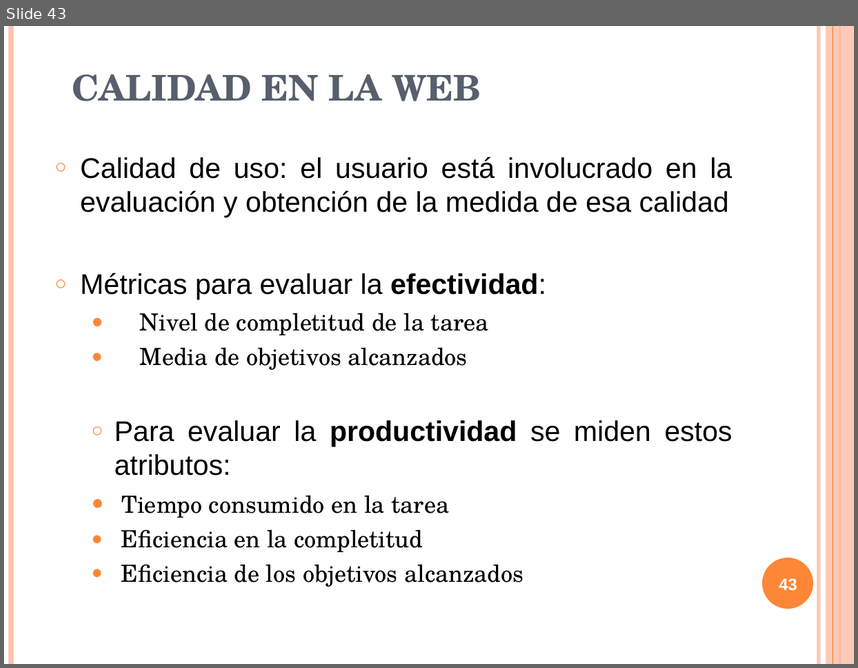
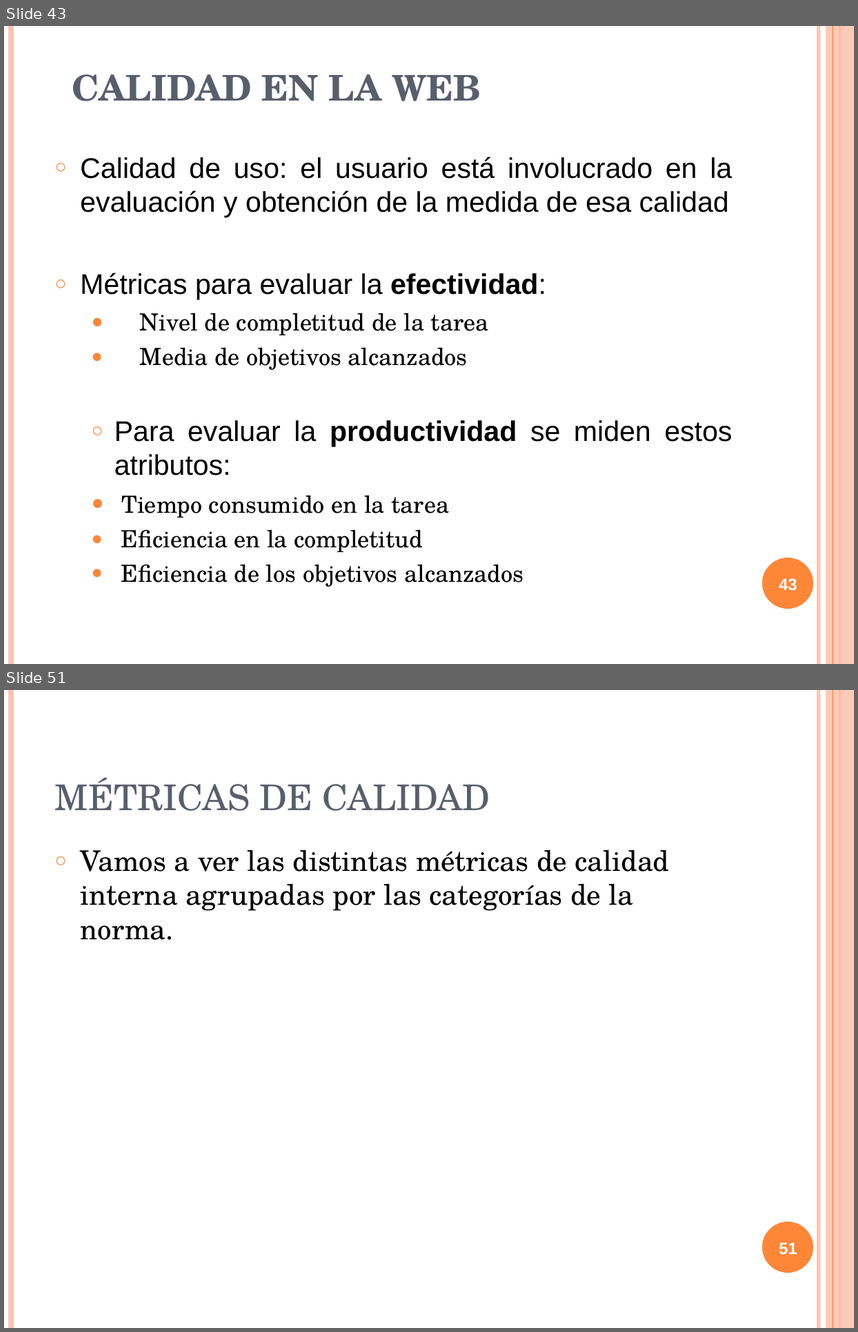
Before and after one commit to txedo/isi-auditoria, a slide deck: calidad/Trabajo/presentacion/presentacionCalidad.ppt. Shown one above the other, each under a label of ours: slide 43 before the commit, slides 43 and 51 after it; the slides between them are not shown. The pictures are 858x668 and 858x1332 pixels, drawn with LibreOffice and Linux fonts; fonts in the diff are those of the drawing. Boxes give left, top, right and bottom in pixels: in the first picture for what was removed or moved away, otherwise in the second. Text is boxed around its words. In the diff, an @@ line names an element or a change of style, - is before the commit and + after.

```diff
--- a/calidad/Trabajo/presentacion/presentacionCalidad.ppt
+++ b/calidad/Trabajo/presentacion/presentacionCalidad.ppt
@@ slide 51 added at bbox=[4, 690, 854, 1328], background #FFFFFF; not listed: 6 template elements that a slide beside it also shows @@
@@ title added at bbox=[55, 777, 490, 811], 30 pt, text #575F6D @@
+MÉTRICAS DE CALIDAD
@@ text added at bbox=[80, 849, 670, 940], 24 pt, text #000000 @@
+○ Vamos a ver las distintas métricas de calidad interna agrupadas por las categorías de la norma.
@@ page number added at bbox=[779, 1242, 797, 1254], 14 pt, text #FFFFFF, bold @@
+51
```
Also in this commit, not shown: 9 slides changed, 20 other slides added, 1 other file.
